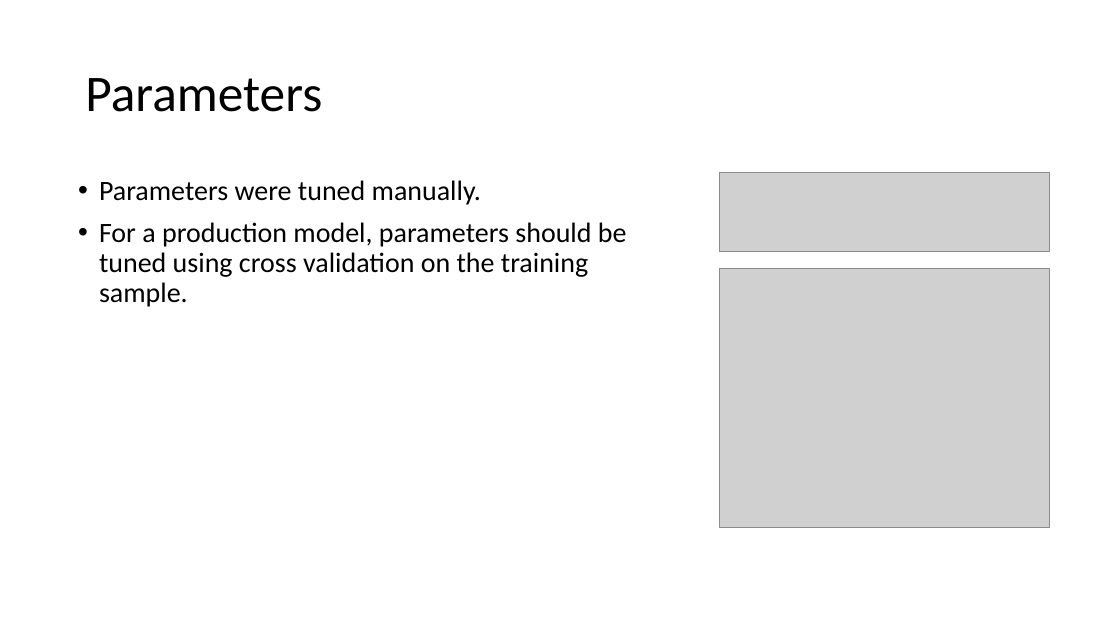
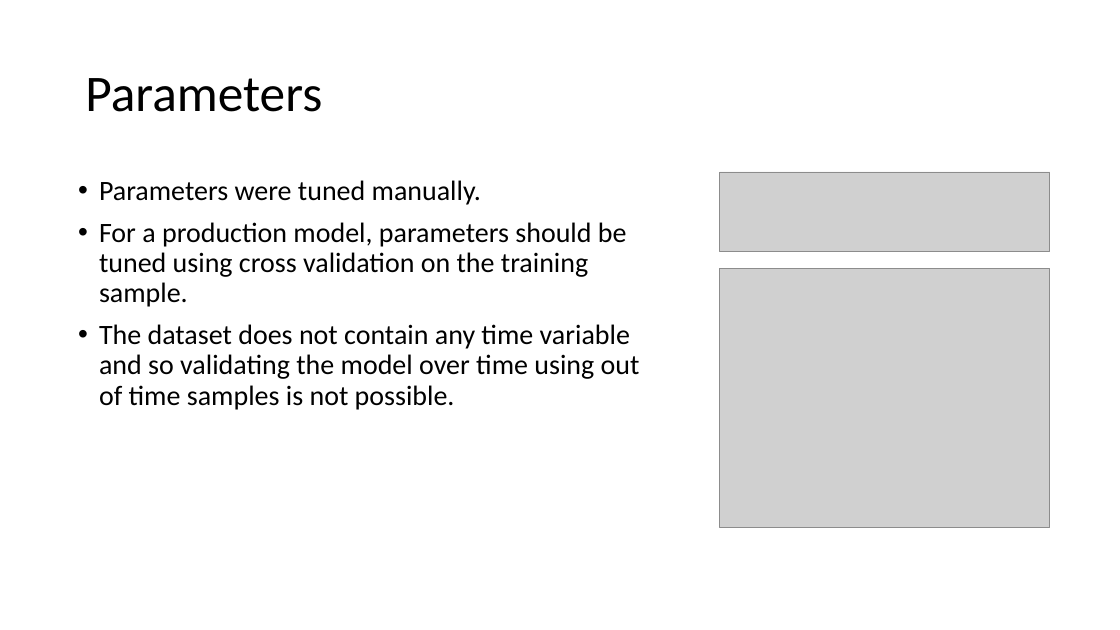
Before and after one commit to matthewjones-perth/givemesomecredit, a slide deck: slide 31 of Paidy Dataset Exercise.pptm. Drawn at 1120x630 pixels with LibreOffice and Linux fonts; fonts in the diff are those of the drawing; grey boxes stand for pictures. Boxes give left, top, right and bottom in pixels: in the first picture for what was removed or moved away, otherwise in the second. Text is boxed around its words. In the diff, an @@ line names an element or a change of style, - is before the commit and + after.

```diff
--- a/Paidy Dataset Exercise.pptm
+++ b/Paidy Dataset Exercise.pptm
@@ text at (99, 324, 640, 410): paragraph added @@
+• The dataset does not contain any time variable and so validating the model over time using out of time samples is not possible.
```
